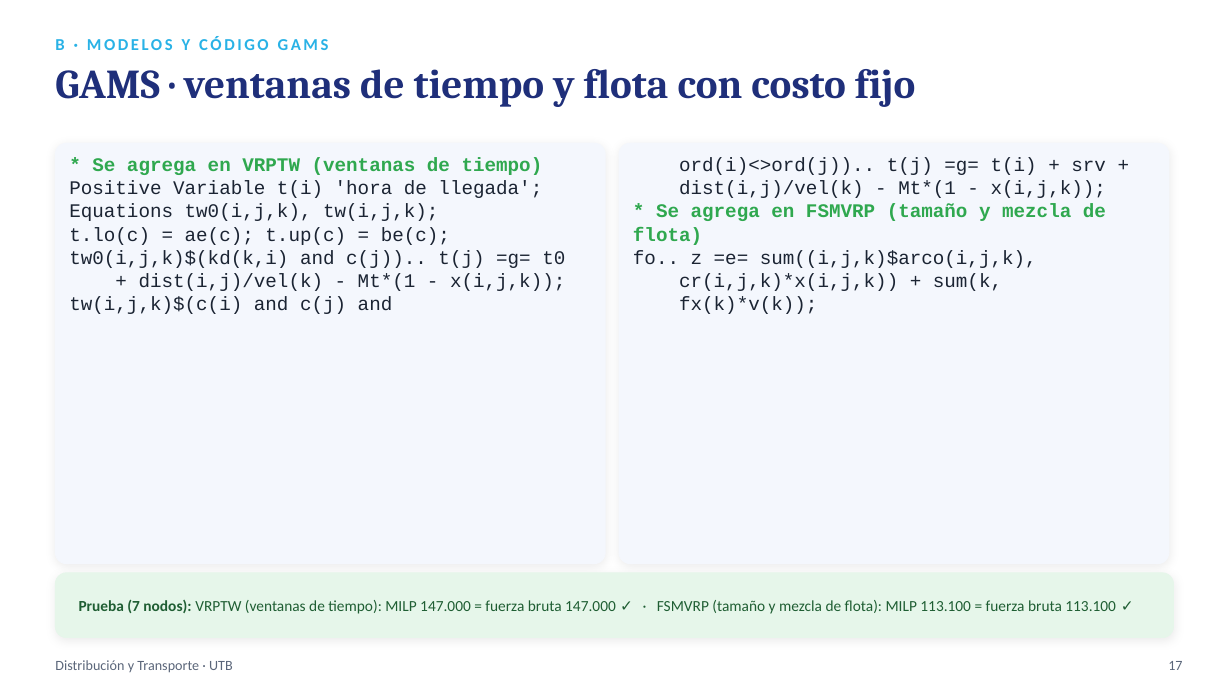
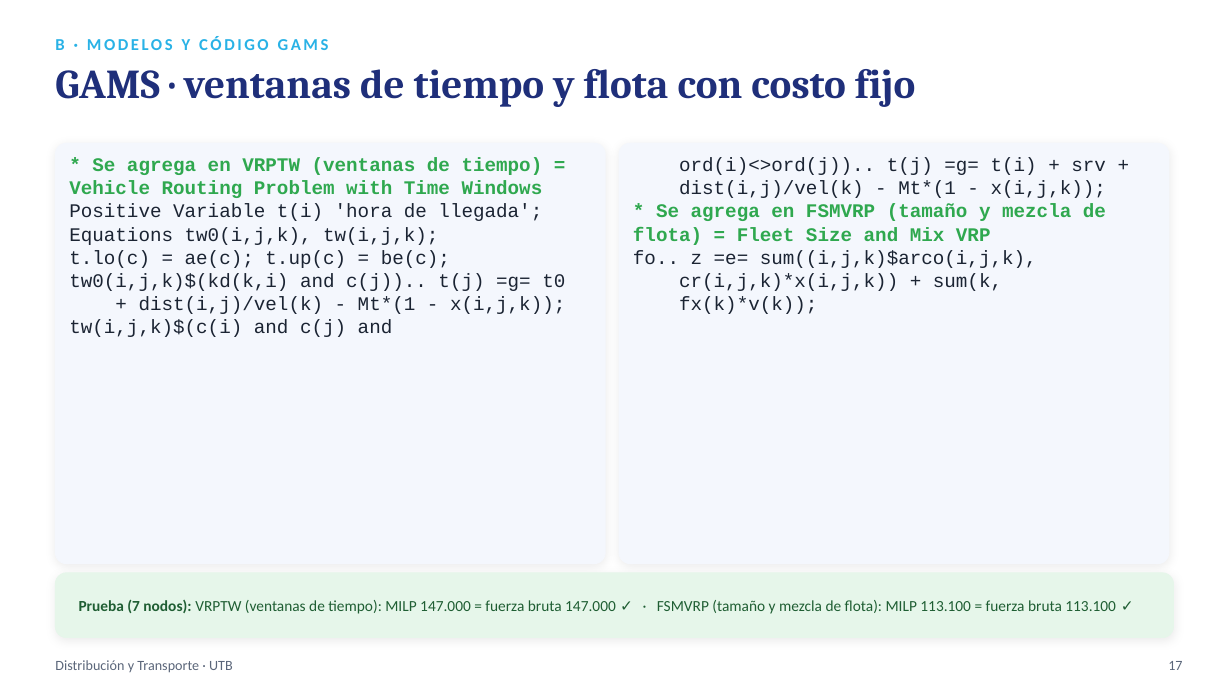
Before and after one commit to sebastianslg/grafosapp, a slide deck: slide 17 of Exposicion_Ruteo_de_Vehiculos.pptx. Drawn at 1232x693 pixels with LibreOffice and Linux fonts; fonts in the diff are those of the drawing. Boxes give left, top, right and bottom in pixels: in the first picture for what was removed or moved away, otherwise in the second. Text is boxed around its words. In the diff, an @@ line names an element or a change of style, - is before the commit and + after.

```diff
--- a/Exposicion_Ruteo_de_Vehiculos.pptx
+++ b/Exposicion_Ruteo_de_Vehiculos.pptx
@@ text at (69,158,543,198): text changed @@
-* Se agrega en VRPTW (ventanas de tiempo)
+* Se agrega en VRPTW (ventanas de tiempo) = Vehicle Routing Problem with Time Windows
@@ text at (633,204,1106,245): text changed @@
-* Se agrega en FSMVRP (tamaño y mezcla de flota)
+* Se agrega en FSMVRP (tamaño y mezcla de flota) = Fleet Size and Mix VRP
```
Also in this commit, not shown: 8 other slides changed, 4 other files.
